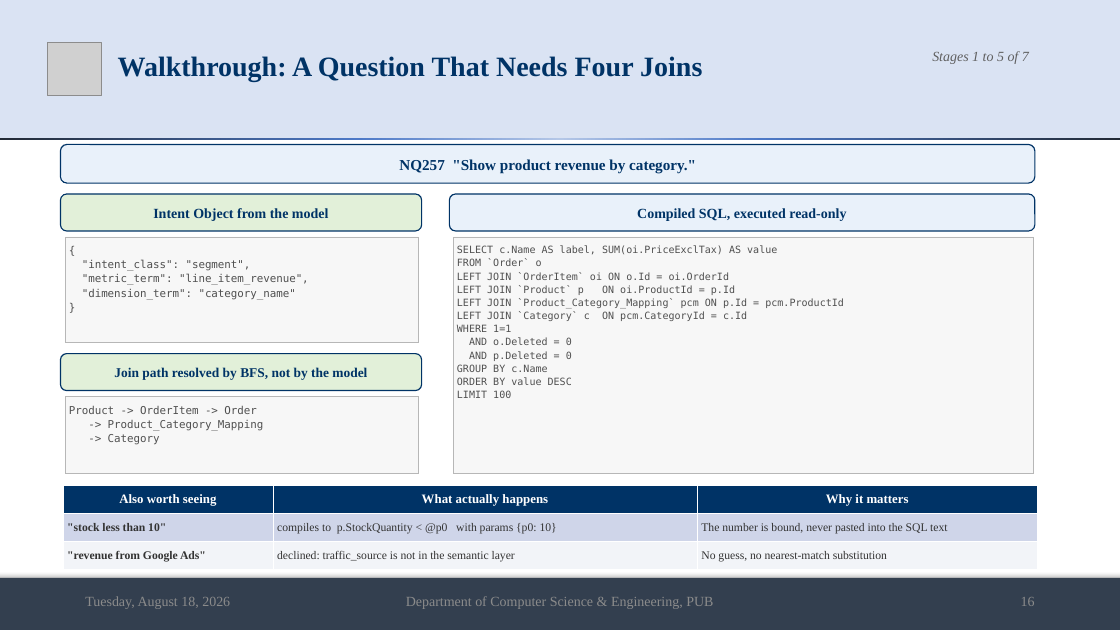
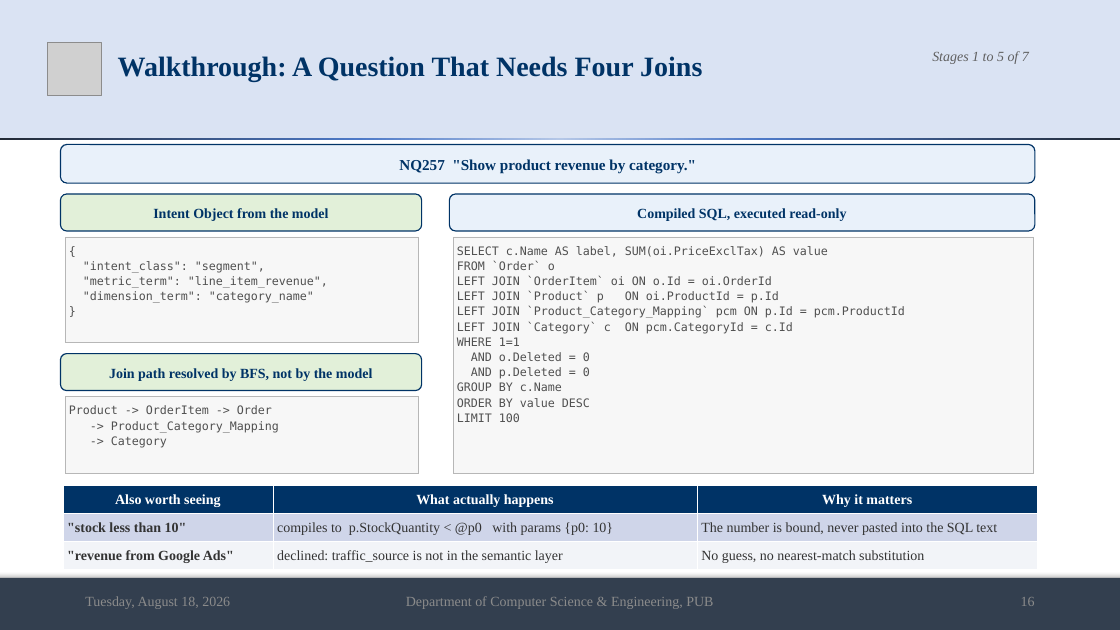
Before and after one commit to md-riaz/AEGIS-Research, a slide deck: slide 16 of docs/scripts/Md_Riaz_Final_Defense_0322310105101024.pptx. Drawn at 1120x630 pixels with LibreOffice and Linux fonts; fonts in the diff are those of the drawing; grey boxes stand for pictures. Boxes give left, top, right and bottom in pixels: in the first picture for what was removed or moved away, otherwise in the second. Text is boxed around its words. In the diff, an @@ line names an element or a change of style, - is before the commit and + after.

```diff
--- a/docs/scripts/Md_Riaz_Final_Defense_0322310105101024.pptx
+++ b/docs/scripts/Md_Riaz_Final_Defense_0322310105101024.pptx
@@ rectangle "{" at <box>66,237,418,342</box>: size 9.3 to 10 pt @@
@@ rectangle "SELECT c.Name AS label, SUM(oi.PriceExclTax) ..." at <box>454,237,1033,474</box>: size 8.6 to 10 pt @@
@@ rounded rectangle "Join path resolved by BFS, ..." at <box>60,354,422,391</box>: size 11.5 to 12 pt @@
@@ rectangle "Product -> OrderItem -> Order" at <box>66,397,418,474</box>: size 9.3 to 10 pt @@
@@ table at <box>63,486,1038,570</box> @@
@@ size 11 to 12 pt in "Also worth seeing", "What actually happens", "Why it matters" @@
@@ size 10 to 12 pt in ""stock less than 10"", "compiles to p.StockQuantity < @p0 with params ...", "The number is bound, never pasted into ...", ""revenue from Google Ads"" and 2 more places @@
```
Also in this commit, not shown: 18 other slides changed, 1 slide added, 7 other files.
